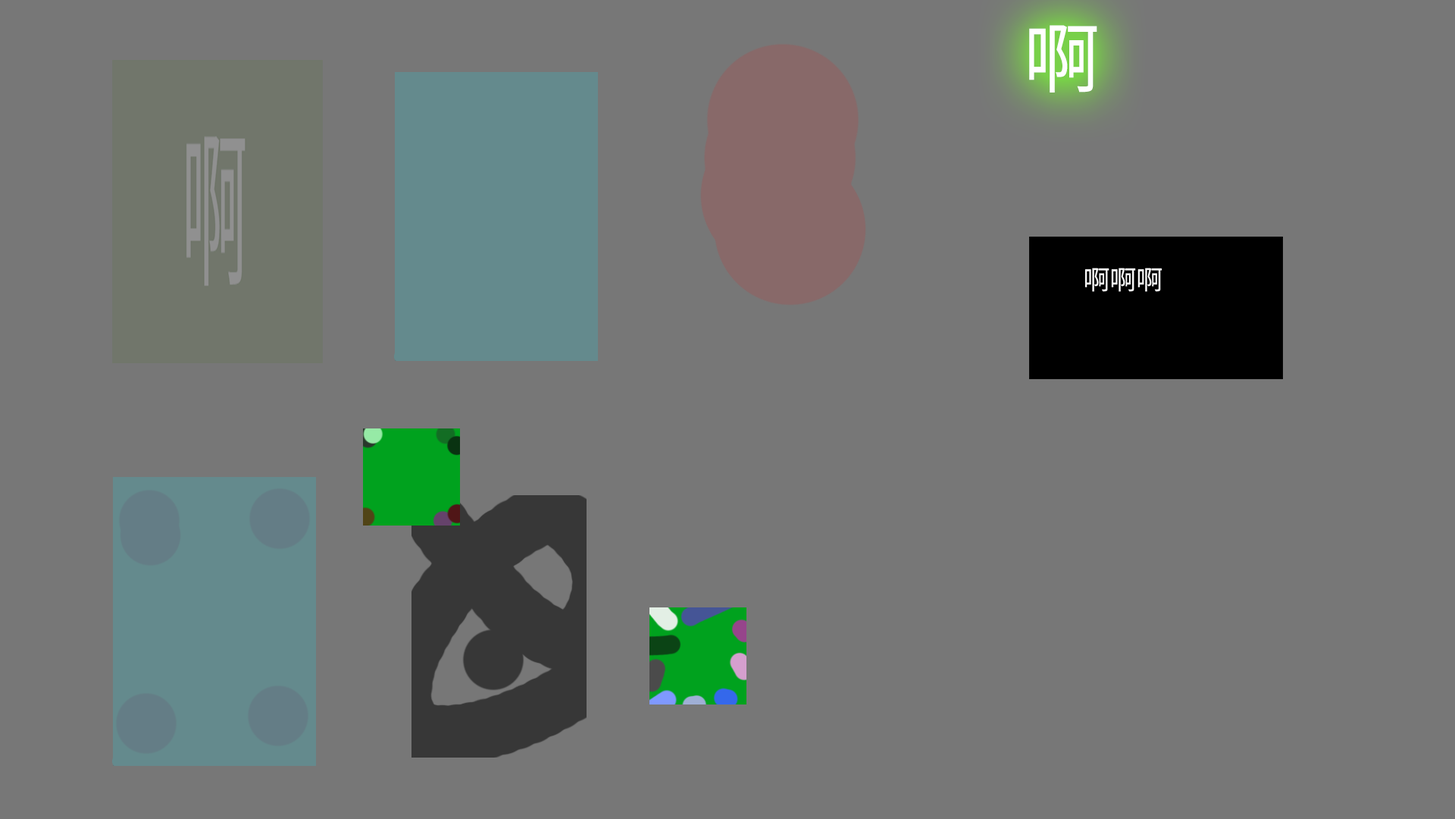
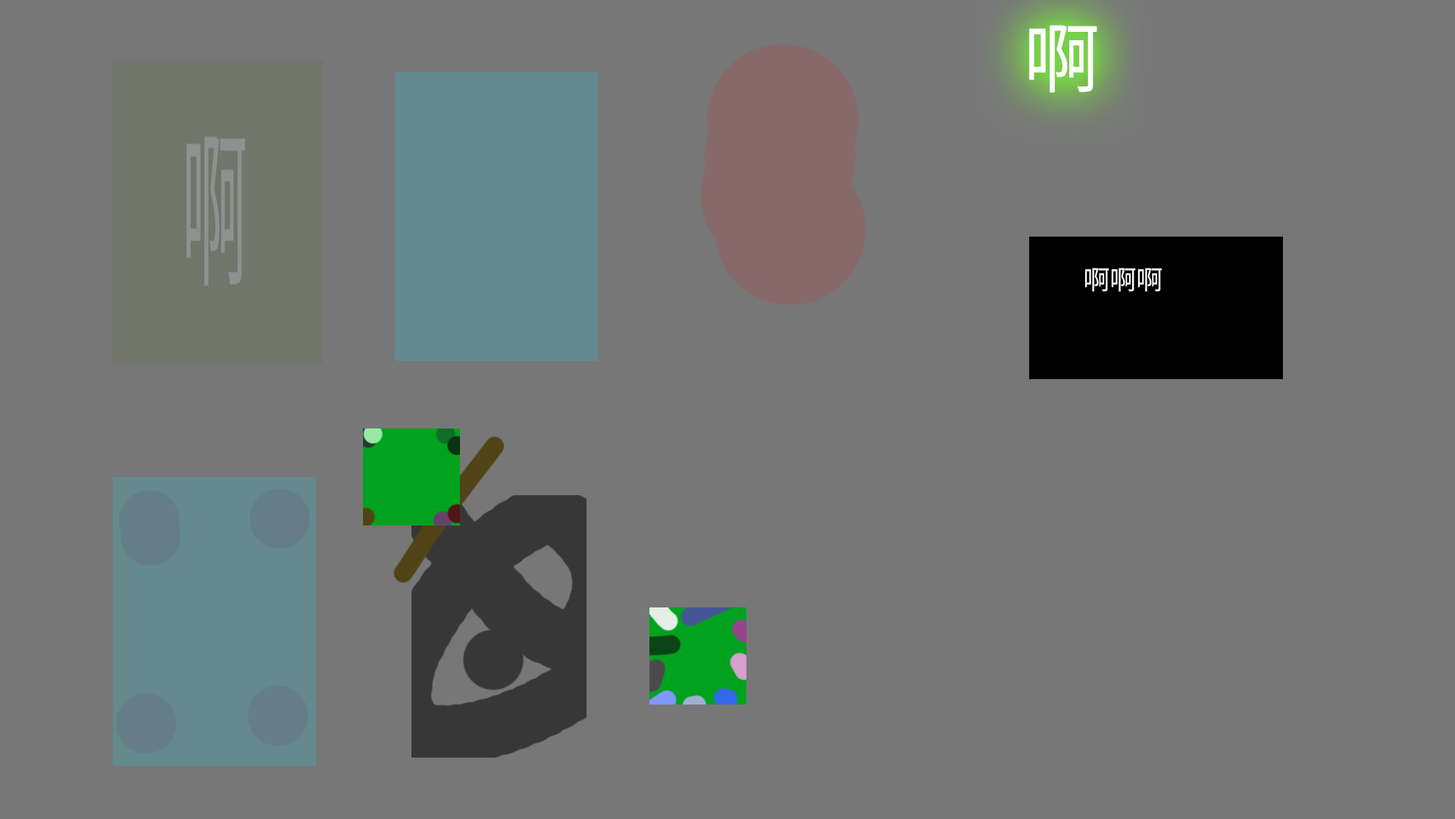
Before/after of a (1455, 819) layered artwork. What changed in the layer stack:
added layer "图层 3" above "TestMask" over (x1=392, y1=435, x2=505, y2=583)
